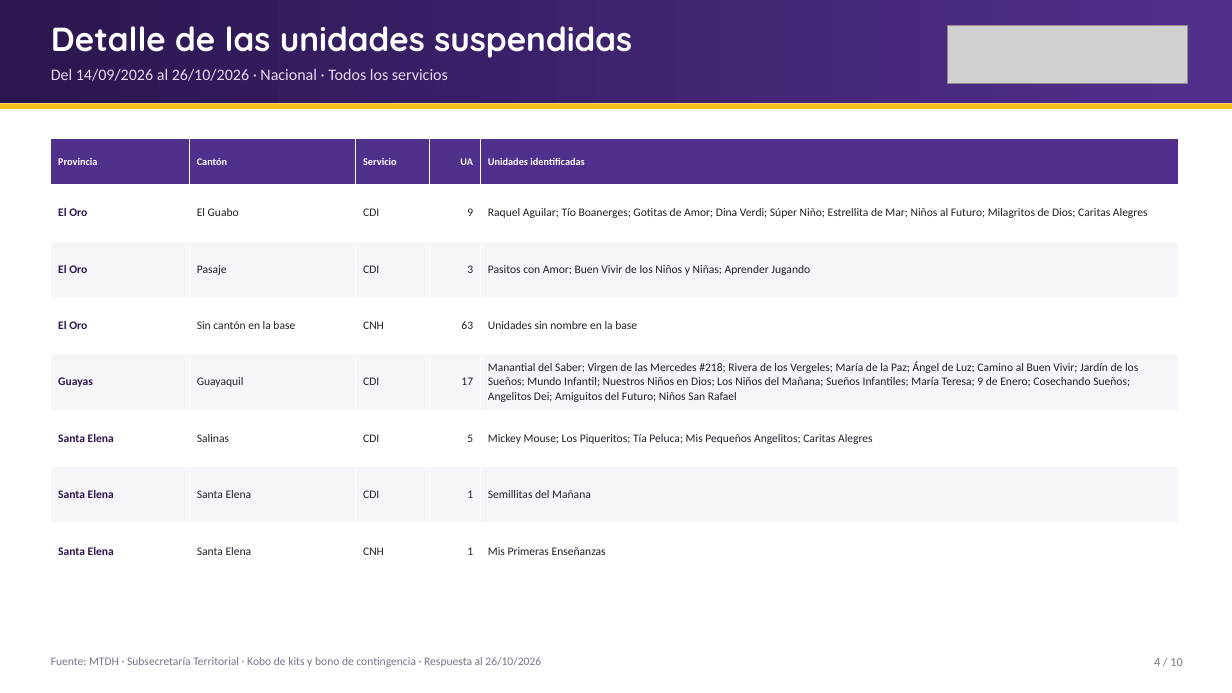
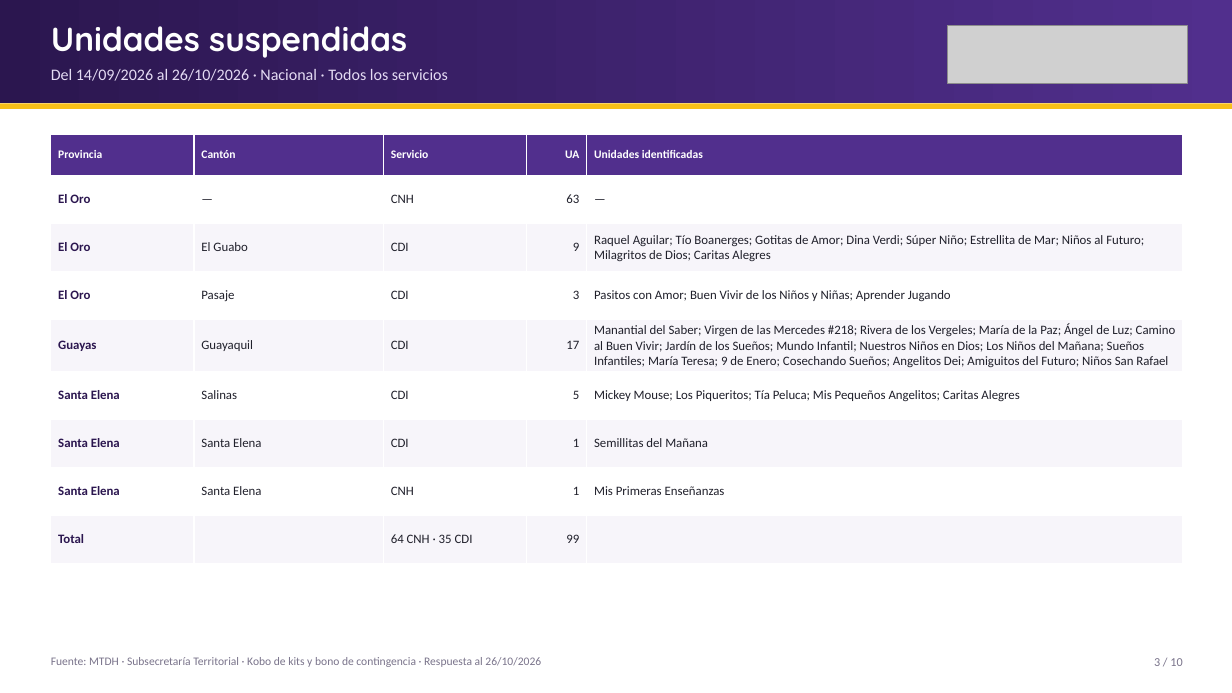
Before and after one commit to JuanAmbuludi/Sistema-Reporte-MTDH, a slide deck: slide 3 of docs/reportes/Seguimiento_ENOS_2026-10-26.pptx (slide 4 before the commit). Drawn at 1232x693 pixels with LibreOffice and Linux fonts; fonts in the diff are those of the drawing; grey boxes stand for pictures. Boxes give left, top, right and bottom in pixels: in the first picture for what was removed or moved away, otherwise in the second. Text is boxed around its words. In the diff, an @@ line names an element or a change of style, - is before the commit and + after.

```diff
--- a/docs/reportes/Seguimiento_ENOS_2026-10-26.pptx
+++ b/docs/reportes/Seguimiento_ENOS_2026-10-26.pptx
@@ text at box(51, 26, 407, 58): text changed @@
-Detalle de las unidades suspendidas
+Unidades suspendidas
@@ table at box(51, 134, 1183, 560) @@
+row 2: El Oro | — | CNH | 63 | —
-row 4: El Oro | Sin cantón en la base | CNH | 63 | Unidades sin nombre en la base
+row 9: Total |  | 64 CNH · 35 CDI | 99 | 
@@ table: place and size @@
-table at box(51, 139, 1178, 579)
+table at box(51, 134, 1183, 560)
@@ text at box(1154, 658, 1182, 666): text changed @@
-4 / 10
+3 / 10
```
Also in this commit, not shown: 7 other slides changed, 1 slide added, 1 slide removed, 19 other files.
